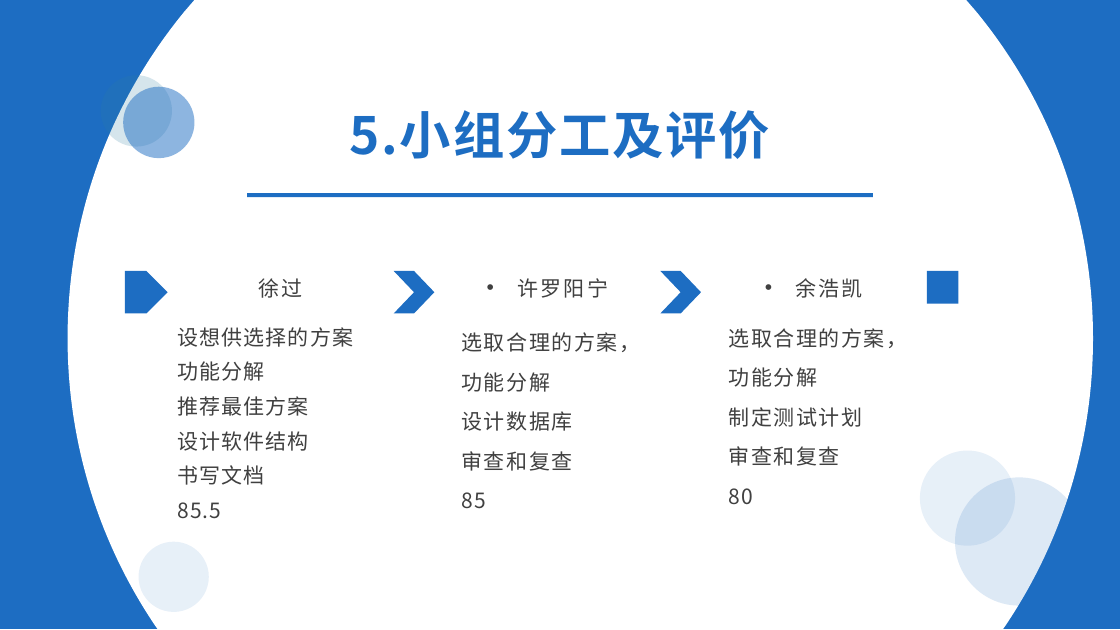
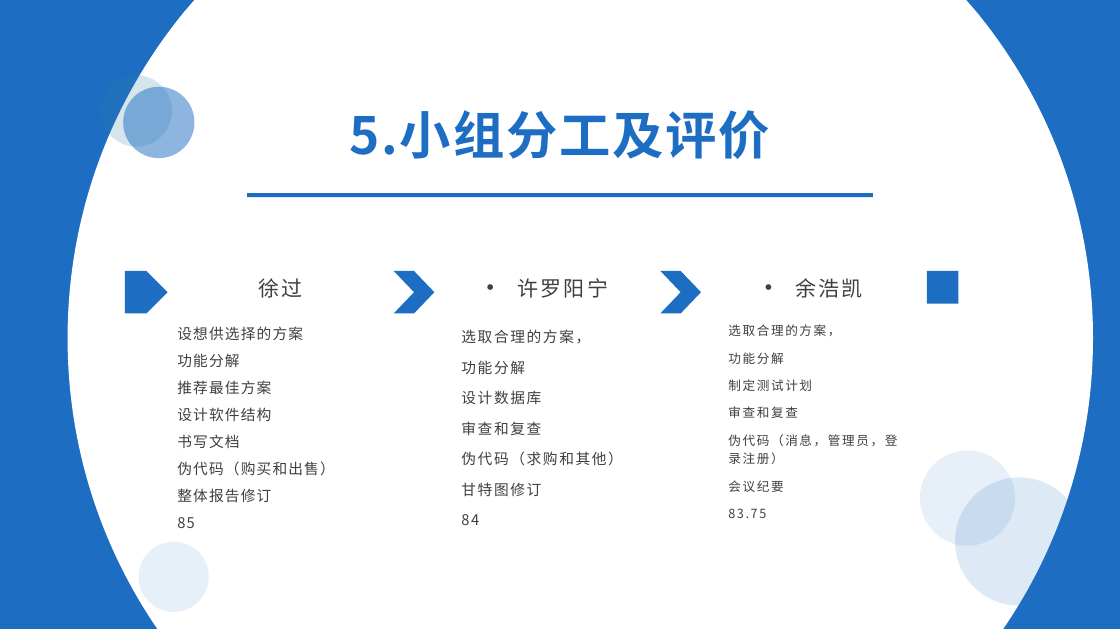
Before and after one commit to xlisses/ruang, a slide deck: slide 19 of detailed_design/项目设计.pptx. Drawn at 1120x630 pixels with LibreOffice and Linux fonts; fonts in the diff are those of the drawing. Boxes give left, top, right and bottom in pixels: in the first picture for what was removed or moved away, otherwise in the second. Text is boxed around its words. In the diff, an @@ line names an element or a change of style, - is before the commit and + after.

```diff
--- a/detailed_design/项目设计.pptx
+++ b/detailed_design/项目设计.pptx
@@ text at bbox=[177, 326, 303, 448]: size 18 to 12.6 pt in "设想供选择的方案", "功能分解", "推荐最佳方案", "设计软件结构" and 1 more places @@
@@ text at bbox=[461, 329, 590, 435]: size 18 to 12.6 pt in "选取合理的方案，", "功能分解", "设计数据库", "审查和复查" @@
@@ text at bbox=[728, 324, 840, 418]: size 18 to 10.8 pt in "选取合理的方案，", "功能分解", "制定测试计划", "审查和复查" @@
@@ text at bbox=[728, 434, 897, 518]: text changed; size 18 to 10.8 pt @@
-80
+伪代码（消息，管理员，登录注册）
+会议纪要
+83.75
@@ text at bbox=[177, 461, 334, 476]: text changed; size 18 to 12.6 pt @@
-85.5
+伪代码（购买和出售）
+整体报告修订
+85
@@ text at bbox=[461, 451, 623, 525]: text changed; size 18 to 12.6 pt @@
-85
+伪代码（求购和其他）
+甘特图修订
+84
```
Also in this commit, not shown: 2 other slides changed.
